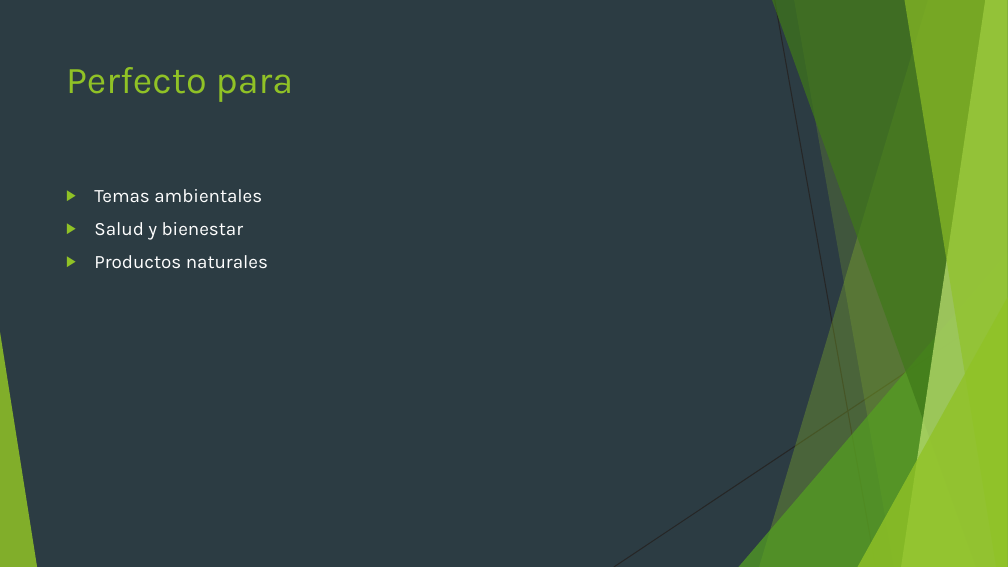
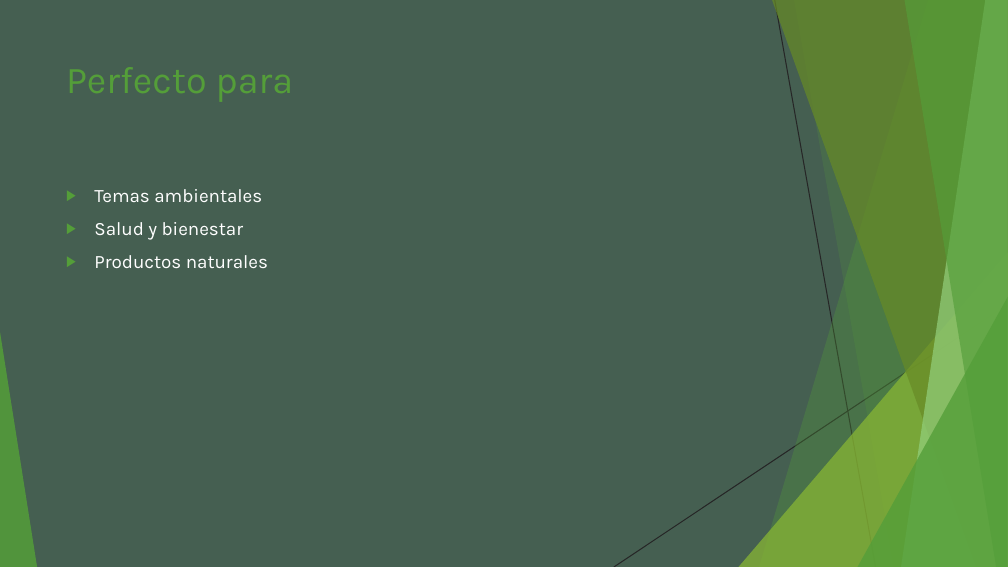
Before and after one commit to braulio-dev/Slidecraft, a slide deck: slide 4 of templates/fresh_green.pptx. Drawn at 1008x567 pixels with LibreOffice and Linux fonts; fonts in the diff are those of the drawing. Boxes give left, top, right and bottom in pixels: in the first picture for what was removed or moved away, otherwise in the second. Text is boxed around its words. In the diff, an @@ line names an element or a change of style, - is before the commit and + after.

```diff
--- a/templates/fresh_green.pptx
+++ b/templates/fresh_green.pptx
@@ background #2C3C43 to #455F51 @@
@@ freeform shape at (759,0,1008,566): fill #90C226 at 30% opacity to #549E39 at 30% opacity @@
@@ freeform shape at (772,0,1008,566): fill #3F7819 at 70% opacity to #678A26 at 70% opacity @@
@@ freeform shape at (794,0,1008,566): fill #90C226 at 20% opacity to #549E39 at 20% opacity @@
@@ freeform shape at (901,0,1008,566): fill #C0E474 at 70% opacity to #93D07D at 70% opacity @@
@@ freeform shape at (904,0,1008,566): fill #90C226 at 65% opacity to #549E39 at 65% opacity @@
@@ title "Perfecto para" at (66,67,293,102): text colour #90C226 to #549E39 @@
@@ text "Temas ambientales" at (94,189,268,268): bullet colour #90C226 to #549E39 @@
@@ triangle at (739,252,1008,566): fill #54A021 at 72% opacity to #8AB833 at 72% opacity @@
@@ triangle at (858,296,1008,566): fill #90C226 at 80% opacity to #549E39 at 80% opacity @@
@@ triangle at (0,332,37,566): fill #90C226 at 85% opacity to #549E39 at 85% opacity @@
```
Also in this commit, not shown: 3 other slides changed, 9 other files.
